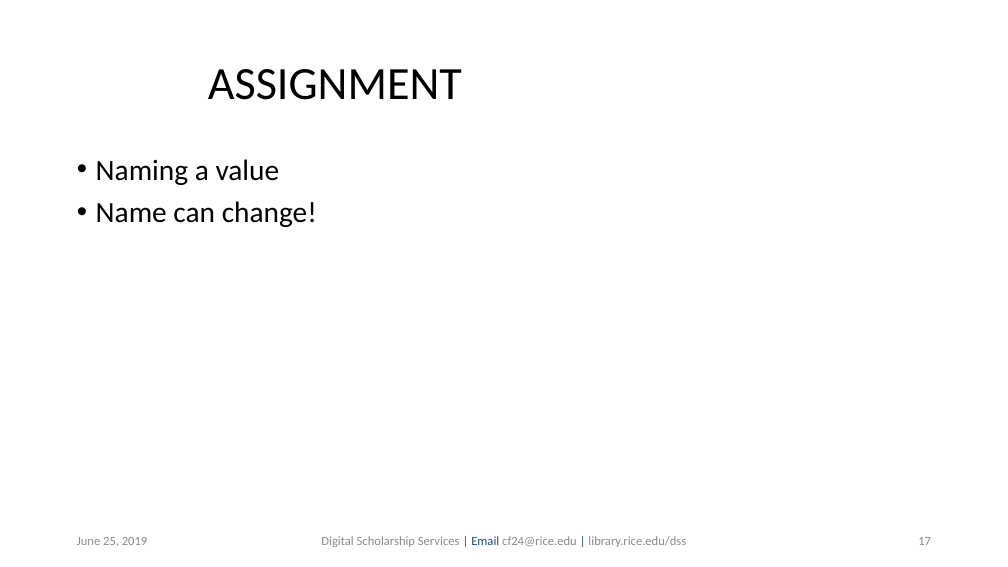
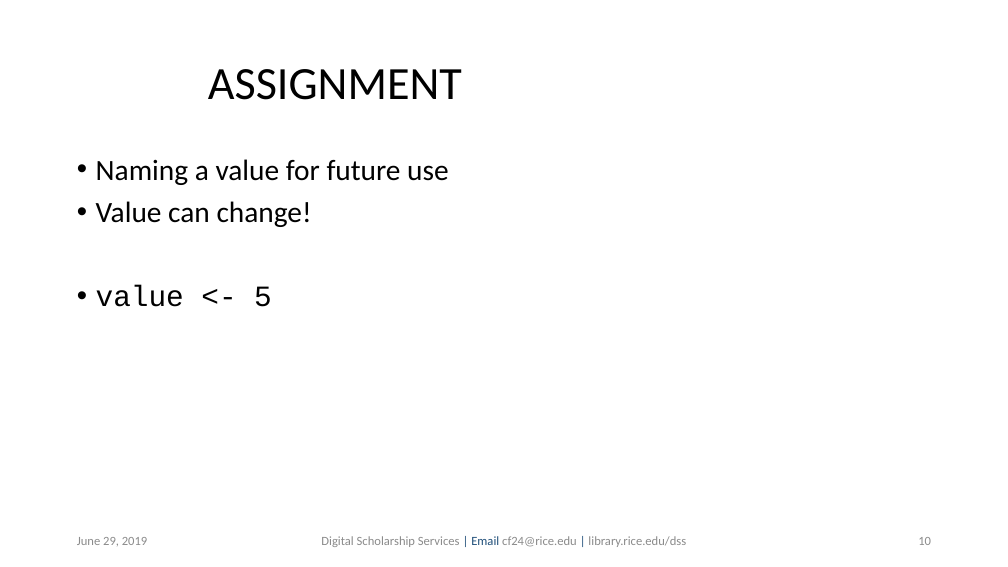
Before and after one commit to bakitybacon/rice-data-and-donuts, a slide deck: slide 10 of introR/Introduction to R.pptx (slide 17 before the commit). Drawn at 1008x567 pixels with LibreOffice and Linux fonts; fonts in the diff are those of the drawing; background and template pictures are left out. Boxes give left, top, right and bottom in pixels: in the first picture for what was removed or moved away, otherwise in the second. Text is boxed around its words. In the diff, an @@ line names an element or a change of style, - is before the commit and + after.

```diff
--- a/introR/Introduction to R.pptx
+++ b/introR/Introduction to R.pptx
@@ text at [96,159,449,307]: text changed @@
-• Naming a value
-• Name can change!
+• Naming a value for future use
+• Value can change!
+• value <- 5
@@ page number at [918,537,931,545]: text changed @@
-17
+10
```
Also in this commit, not shown: 32 other slides changed, 7 slides added.
